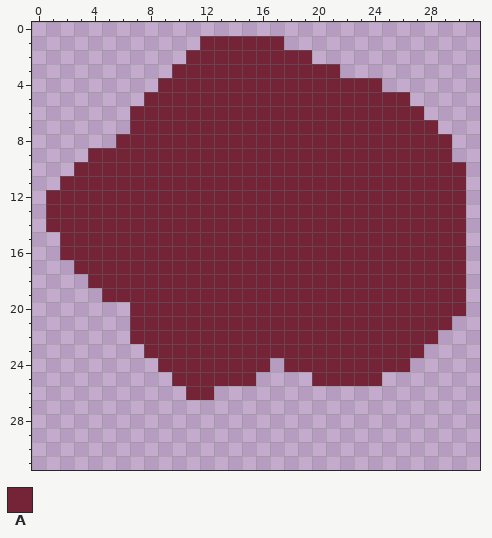
A pixel-art file gets an edit: src/assets/sprites/wreck.ase. That is the earlier state.
32x32 pixels, 1 frame.
Palette (. is transparent): A #752438
Pixels before, first column x 1:
 1 ...........AAAAAA.............
 2 ..........AAAAAAAAA...........
 3 .........AAAAAAAAAAAA.........
 4 ........AAAAAAAAAAAAAAAA......
 5 .......AAAAAAAAAAAAAAAAAAA....
 6 ......AAAAAAAAAAAAAAAAAAAAA...
 7 ......AAAAAAAAAAAAAAAAAAAAAA..
 8 .....AAAAAAAAAAAAAAAAAAAAAAAA.
 9 ...AAAAAAAAAAAAAAAAAAAAAAAAAA.
10 ..AAAAAAAAAAAAAAAAAAAAAAAAAAAA
11 .AAAAAAAAAAAAAAAAAAAAAAAAAAAAA
12 AAAAAAAAAAAAAAAAAAAAAAAAAAAAAA
13 AAAAAAAAAAAAAAAAAAAAAAAAAAAAAA
14 AAAAAAAAAAAAAAAAAAAAAAAAAAAAAA
15 .AAAAAAAAAAAAAAAAAAAAAAAAAAAAA
16 .AAAAAAAAAAAAAAAAAAAAAAAAAAAAA
17 ..AAAAAAAAAAAAAAAAAAAAAAAAAAAA
18 ...AAAAAAAAAAAAAAAAAAAAAAAAAAA
19 ....AAAAAAAAAAAAAAAAAAAAAAAAAA
20 ......AAAAAAAAAAAAAAAAAAAAAAAA
21 ......AAAAAAAAAAAAAAAAAAAAAAA.
22 ......AAAAAAAAAAAAAAAAAAAAAA..
23 .......AAAAAAAAAAAAAAAAAAAA...
24 ........AAAAAAAA.AAAAAAAAA....
25 .........AAAAAA....AAAAA......
26 ..........AA..................
New version:
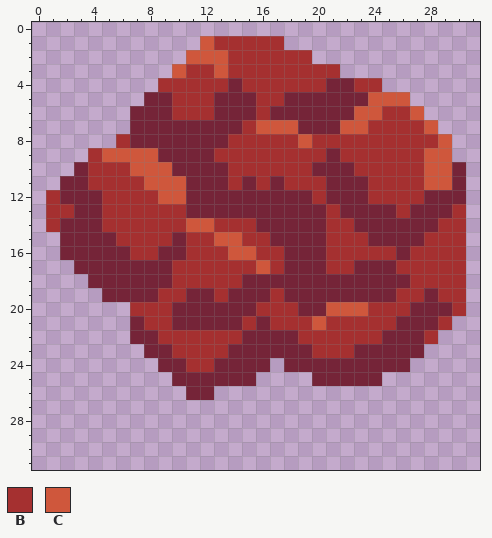
Colours new in this view: B #a53030  C #cf573c
From old to new:
Layer "Layer 1":
y 1: x 12..17 AAAAAA -> CBBBBB
y 2: x 11..19 AAAAAAAAA -> CCCBBBBBB
y 3: x 10..21 AAAAAAAAAAAA -> CBBCBBBBBBBB
y 4: x 9..13 AAAAA -> BBBBB; x 15..20 AAAAAA -> BBBBBB; x 23..24 AA -> BB
y 5: x 10..12 AAA -> BBB; x 16..17 AA -> BB; x 24..26 AAA -> CCC
y 6: x 10..12 AAA -> BBB; x 16 A -> B; x 23..27 AAAAA -> CCBBC
y 7: x 15..18 AAAA -> BCCC; x 22..28 AAAAAAA -> CCBBBBC
y 8: x 6 A -> B; x 14..29 AAAAAAAAAAAAAAAA -> BBBBBCBBBBBBBBBC
y 9: x 4..8 AAAAA -> BCCCC; x 13..20 AAAAAAAA -> BBBBBBBB; x 22..29 AAAAAAAA -> BBBBBBCC
y 10: x 4..9 AAAAAA -> BBBCCC; x 14..19 AAAAAA -> BBBBBB; x 23..29 AAAAAAA -> BBBBBCC
y 11: x 4..10 AAAAAAA -> BBBBCCC; x 14 A -> B; x 16 A -> B; x 18..20 AAA -> BBB; x 24..29 AAAAAA -> BBBBCC
y 12: x 1 A -> B; x 5..10 AAAAAA -> BBBBCC; x 20 A -> B; x 24..27 AAAA -> BBBB
y 13: x 1..2 AA -> BB; x 5..10 AAAAAA -> BBBBBB; x 21 A -> B; x 26 A -> B; x 30 A -> B
y 14: x 1 A -> B; x 5..15 AAAAAAAAAAA -> BBBBBBCCBBB; x 21..22 AA -> BB; x 29..30 AA -> BB
y 15: x 6..9 AAAA -> BBBB; x 11..16 AAAAAA -> BBCCBB; x 21..23 AAA -> BBB; x 28..30 AAA -> BBB
y 16: x 7..8 AA -> BB; x 11..17 AAAAAAA -> BBBCCBB; x 21..25 AAAAA -> BBBBB; x 27..30 AAAA -> BBBB
y 17: x 10..17 AAAAAAAA -> BBBBBBCB; x 21..22 AA -> BB; x 26..30 AAAAA -> BBBBB
y 18: x 10..14 AAAAA -> BBBBB; x 27..30 AAAA -> BBBB
y 19: x 9..10 AA -> BB; x 13 A -> B; x 17 A -> B; x 26..27 AA -> BB; x 29..30 AA -> BB
y 20: x 7..9 AAA -> BBB; x 16..18 AAA -> BBB; x 21..26 AAAAAA -> CCCBBB; x 30 A -> B
y 21: x 8..9 AA -> BB; x 15 A -> B; x 17..25 AAAAAAAAA -> BBBCBBBBB; x 29 A -> B
y 22: x 9..14 AAAAAA -> BBBBBB; x 19..24 AAAAAA -> BBBBBB; x 28 A -> B
y 23: x 10..13 AAAA -> BBBB; x 20..22 AAA -> BBB
y 24: x 11..12 AA -> BB
Pixel boxes of the changes (left, top, right, bottom) in both pictures:
changed: (46, 36, 466, 372)
